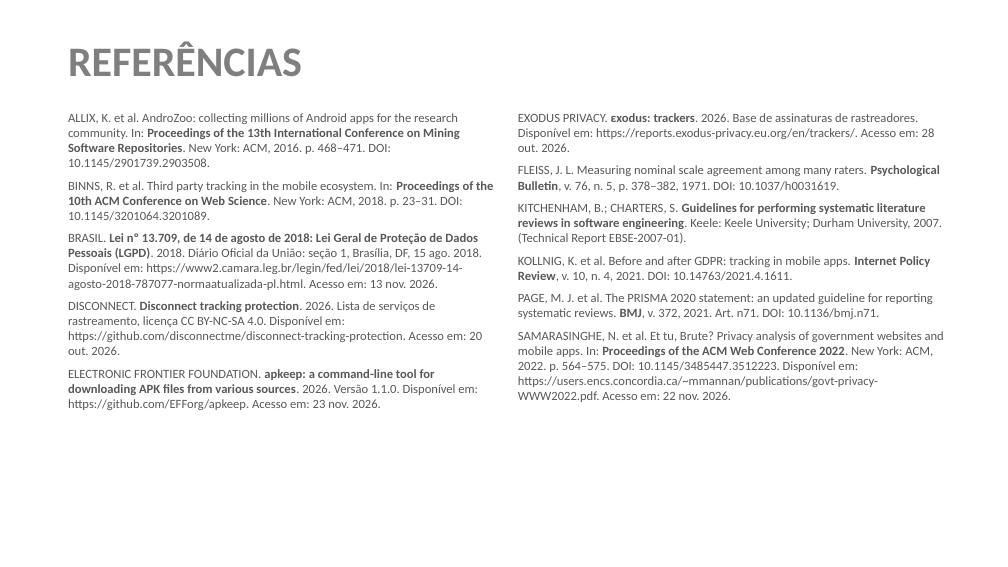
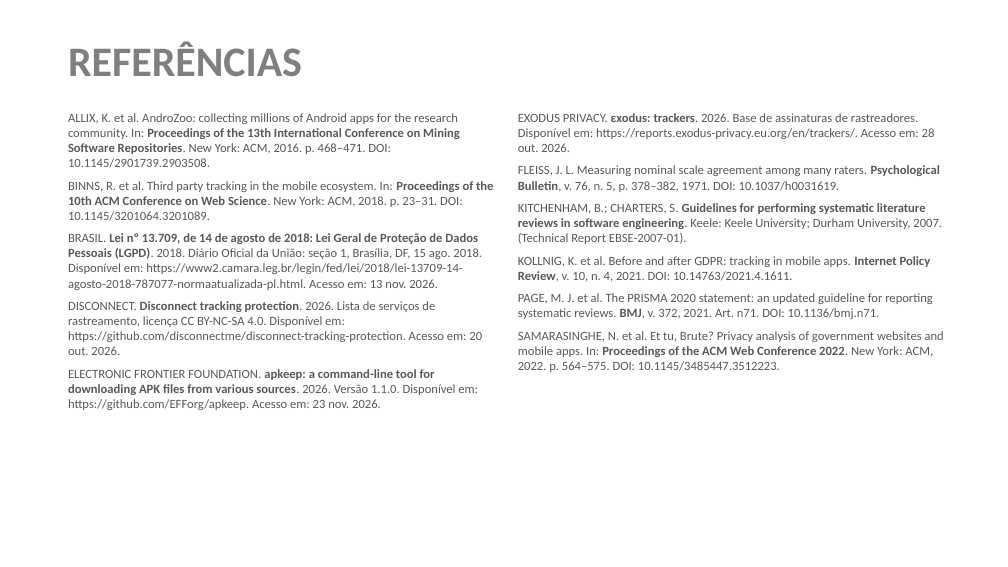
Before and after one commit to ClaudioAMF1/TCC, a slide deck: slide 16 of tcc/apresentacao/simulacao-defesa-rascunho.pptx. Drawn at 1008x567 pixels with LibreOffice and Linux fonts; fonts in the diff are those of the drawing; background and template pictures are left out. Boxes give left, top, right and bottom in pixels: in the first picture for what was removed or moved away, otherwise in the second. Text is boxed around its words. In the diff, an @@ line names an element or a change of style, - is before the commit and + after.

```diff
--- a/tcc/apresentacao/simulacao-defesa-rascunho.pptx
+++ b/tcc/apresentacao/simulacao-defesa-rascunho.pptx
@@ text at (518, 331, 944, 372): text changed @@
-SAMARASINGHE, N. et al. Et tu, Brute? Privacy analysis of government websites and mobile apps. In: Proceedings of the ACM Web Conference 2022. New York: ACM, 2022. p. 564–575. DOI: 10.1145/3485447.3512223. Disponível em: https://users.encs.concordia.ca/~mmannan/publications/govt-privacy-WWW2022.pdf. Acesso em: 22 nov. 2026.
+SAMARASINGHE, N. et al. Et tu, Brute? Privacy analysis of government websites and mobile apps. In: Proceedings of the ACM Web Conference 2022. New York: ACM, 2022. p. 564–575. DOI: 10.1145/3485447.3512223.
```
Also in this commit, not shown: 5 other files.
